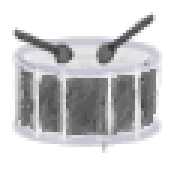
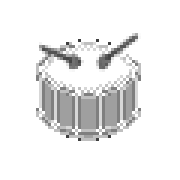
Layer changes from the first (180, 180) image to the second:
painted on "Layer #2" over left=12, top=12, right=156, bottom=72
removed layer "GFig #1" over left=12, top=36, right=162, bottom=153
painted on "Layer #1" over left=15, top=39, right=156, bottom=144
